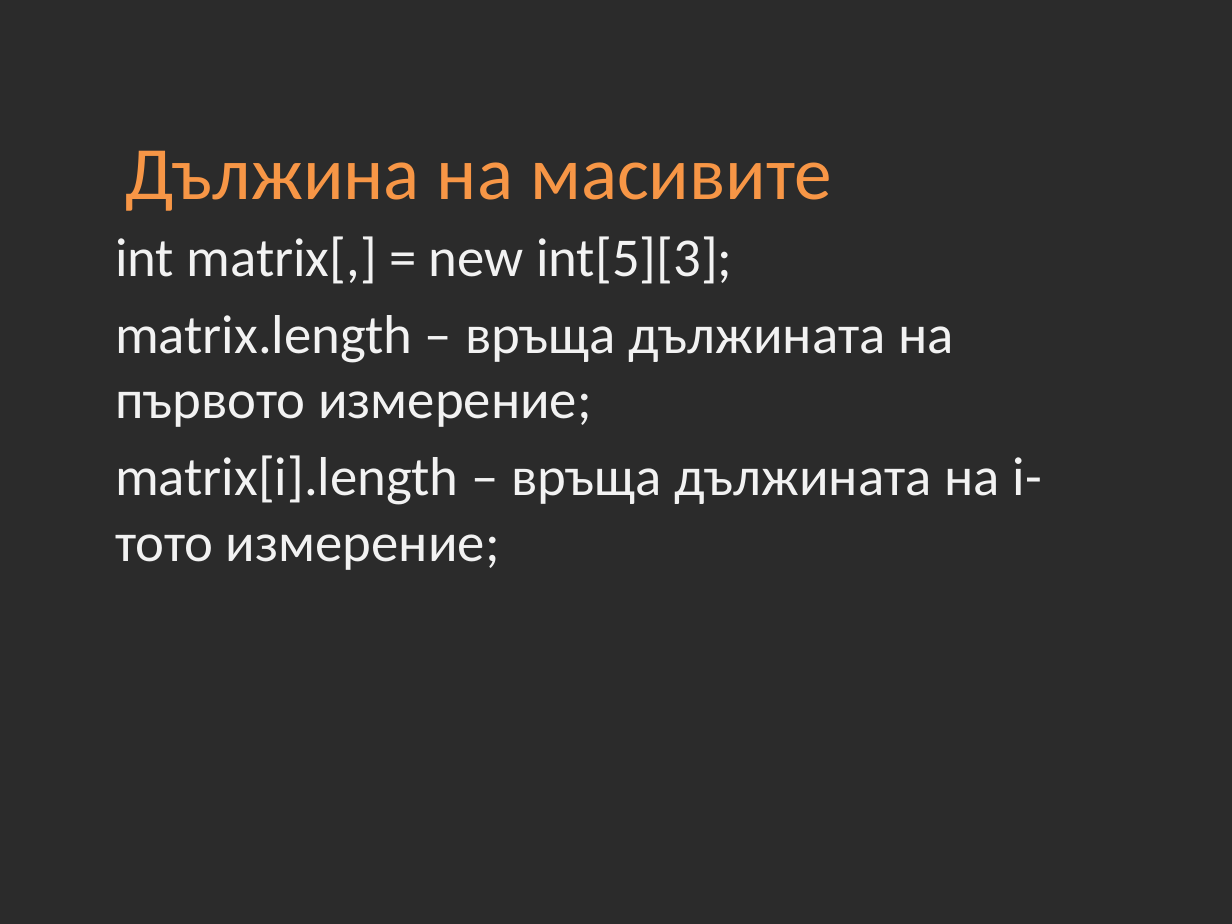
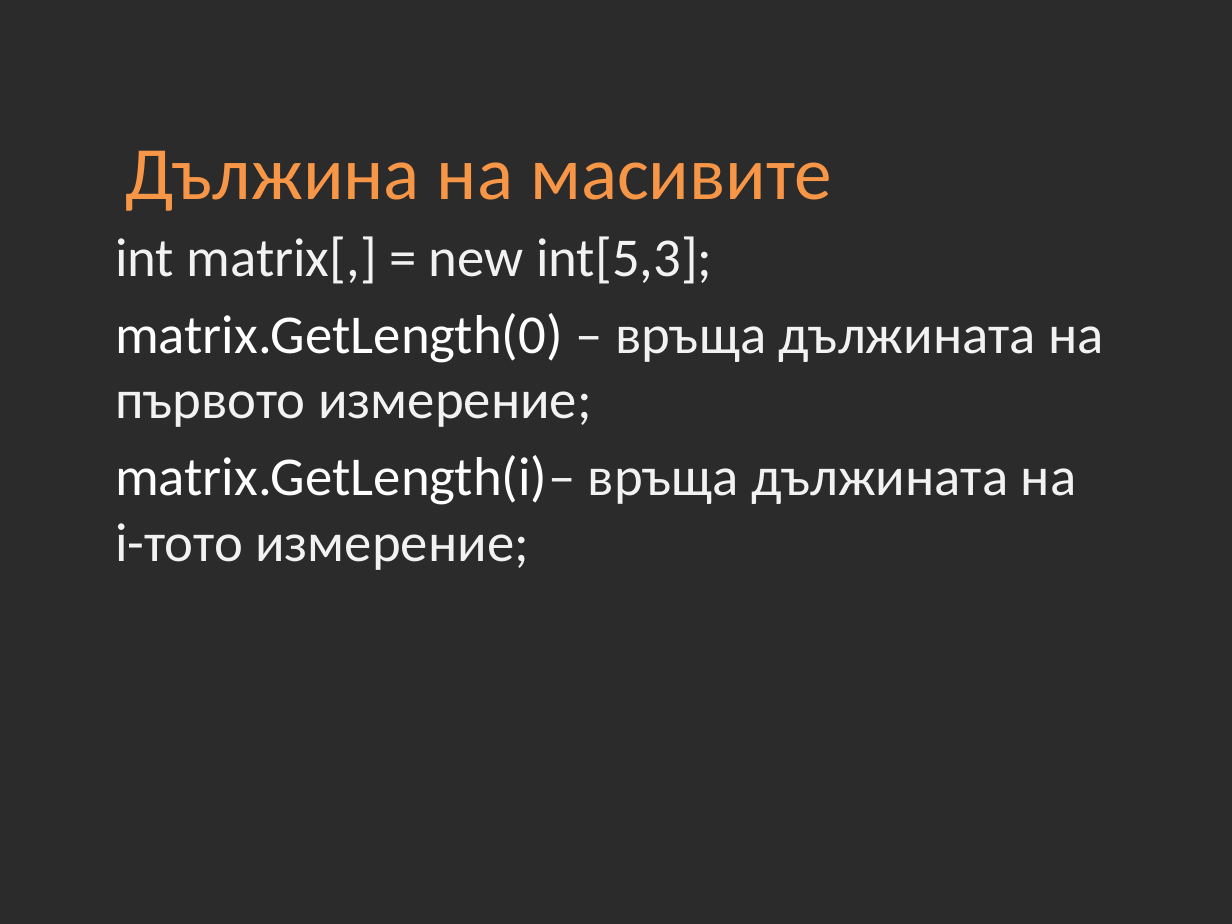
Before and after one commit to Academy-Soft-Intellect/Dot-Net-Course, a slide deck: slide 24 of 05-Arrays.pptx. Drawn at 1232x924 pixels with LibreOffice and Linux fonts; fonts in the diff are those of the drawing; background and template pictures are left out; a plain dark background stands for a picture behind light text. Boxes give left, top, right and bottom in pixels: in the first picture for what was removed or moved away, otherwise in the second. Text is boxed around its words. In the diff, an @@ line names an element or a change of style, - is before the commit and + after.

Commit message:
Presentation update

```diff
--- a/05-Arrays.pptx
+++ b/05-Arrays.pptx
@@ text at box(115, 236, 1103, 570): text changed @@
-int matrix[,] = new int[5][3];
-matrix.length – връща дължината на първото измерение;
-matrix[i].length – връща дължината на i-тото измерение;
+int matrix[,] = new int[5,3];
+matrix.GetLength(0) – връща дължината на първото измерение;
+matrix.GetLength(i)– връща дължината на i-тото измерение;
```
Also in this commit, not shown: 3 other slides changed.
